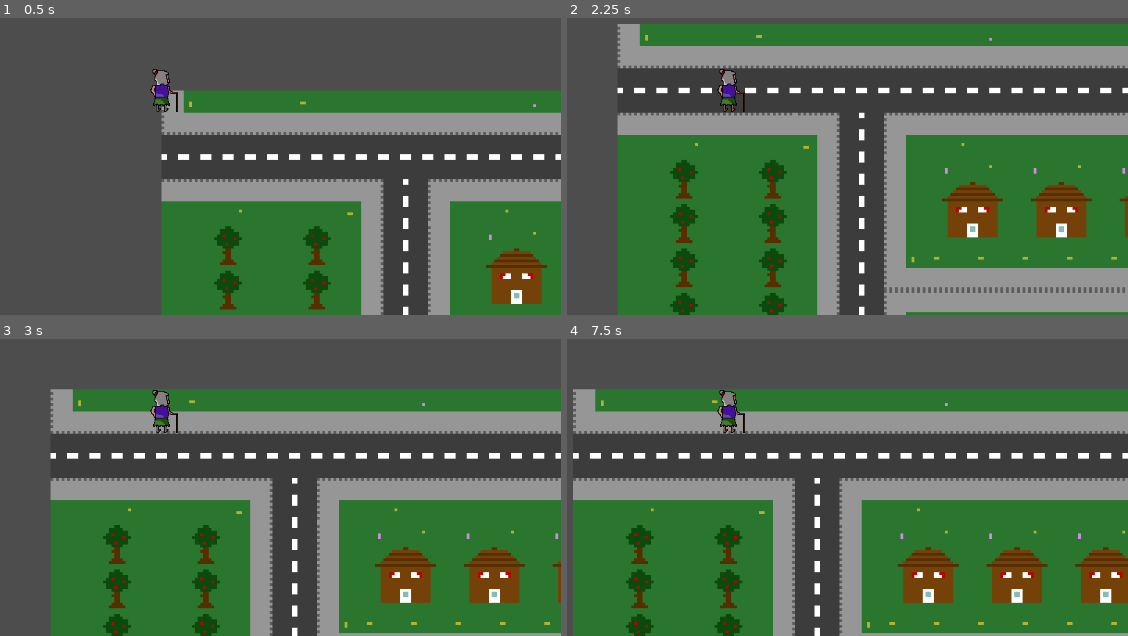
Above: before the commit, frames 1-4 (two rows, left to right).
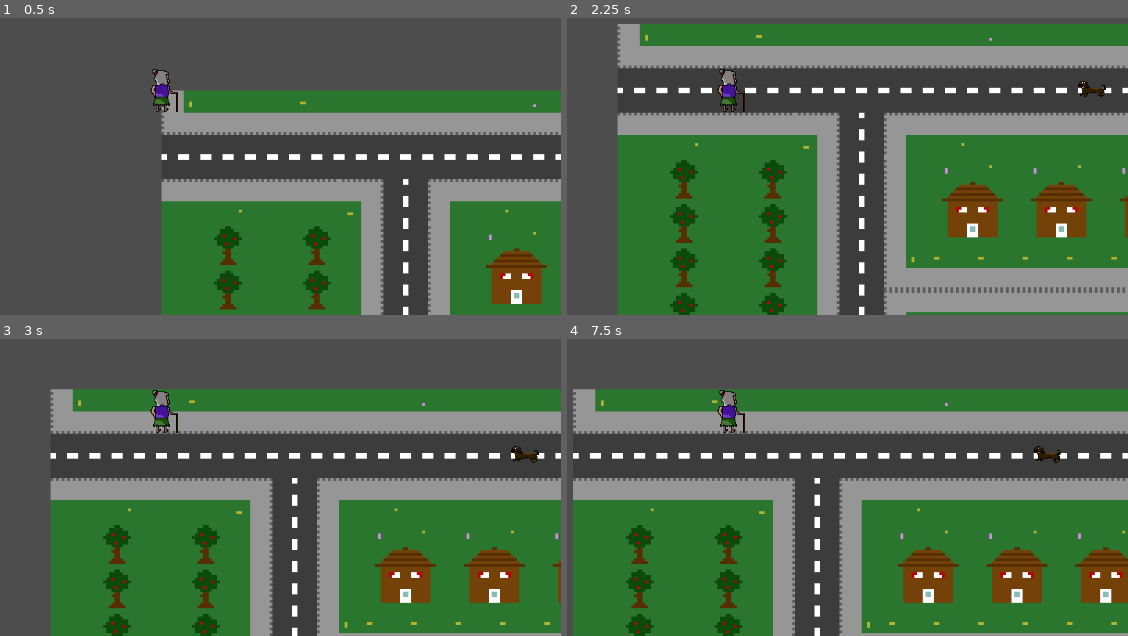
Above: after the commit, the same moments.

Repository: chrismeunier/EpicGameJam11
Game: Godot game, scene res://TileMap/world.tscn
Two runs of this game, one before a commit and one after it. Both use one fixed random seed, a clock stepped at 60 frames per second and the inputs below.
Inputs:
- Up to frame 1 (0.5 s): no input
- Up to frame 2 (2.25 s): tap Enter at 0.5, 2 s; hold D (Right) 0.53-1.28 s; hold Shift 0.53-1.28 s; tap Space at 1.25 s; hold S (Down) 1.28-2.03 s; tap 2 at 1.35 s; hold D (Right) from 2.03 s (still down); tap 3 at 2.1 s
- Up to frame 3 (3 s): tap Space at 2.75 s; release D (Right) at 2.78 s; hold W (Up) from 2.78 s (still down); tap 1 at 2.85 s
- Up to frame 4 (7.5 s): tap Enter at 3.5 s; release W (Up) at 3.53 s; hold Shift 3.53-4.28 s; hold A (Left) 3.53-5.03 s; tap Space at 4.25 s; tap 2 at 4.35, 7.35 s; hold S (Down) 5.03-5.78 s; tap 3 at 5.1 s; hold D (Right) 5.78-6.53 s; tap 1 at 5.85 s; hold W (Up) 6.53-7.28 s; hold Shift 6.53-7.28 s; hold D (Right) from 7.28 s (still down)

Frame 1 is identical in both runs. In frame 2, 0.1% of the frame differs, in the area x 91-97%, y 21-27%; in frame 3, 0.1%, in the area x 91-97%, y 36-42%; in frame 4, 0.1%.

Commit message:
Dog done

Diff:
--- a/characters/Babark.tscn
+++ b/characters/Babark.tscn
@@ -1,10 +1,75 @@
-[gd_scene load_steps=4 format=3 uid="uid://c46d7jt8i3i33"]
+[gd_scene load_steps=14 format=3 uid="uid://c46d7jt8i3i33"]
 
 [ext_resource type="Script" uid="uid://cjtbrby16pu7v" path="res://characters/babark.gd" id="1_ne8ia"]
 [ext_resource type="AudioStream" uid="uid://b7wyhjft6r2p6" path="res://Sound/dog-loop.wav" id="2_c8fhr"]
+[ext_resource type="Texture2D" uid="uid://xxy2wru8nhox" path="res://Visuels/doggo.png" id="3_lbqyu"]
 
 [sub_resource type="CircleShape2D" id="CircleShape2D_eprk0"]
-radius = 48.0
+radius = 80.0
+
+[sub_resource type="AtlasTexture" id="AtlasTexture_ssb58"]
+atlas = ExtResource("3_lbqyu")
+region = Rect2(0, 0, 64, 64)
+
+[sub_resource type="AtlasTexture" id="AtlasTexture_42knb"]
+atlas = ExtResource("3_lbqyu")
+region = Rect2(64, 0, 64, 64)
+
+[sub_resource type="AtlasTexture" id="AtlasTexture_860dl"]
+atlas = ExtResource("3_lbqyu")
+region = Rect2(128, 0, 64, 64)
+
+[sub_resource type="AtlasTexture" id="AtlasTexture_iqb1v"]
+atlas = ExtResource("3_lbqyu")
+region = Rect2(192, 0, 64, 64)
+
+[sub_resource type="AtlasTexture" id="AtlasTexture_0gfap"]
+atlas = ExtResource("3_lbqyu")
+region = Rect2(0, 64, 64, 64)
+
+[sub_resource type="AtlasTexture" id="AtlasTexture_shmxk"]
+atlas = ExtResource("3_lbqyu")
+region = Rect2(64, 64, 64, 64)
+
+[sub_resource type="AtlasTexture" id="AtlasTexture_yf0na"]
+atlas = ExtResource("3_lbqyu")
+region = Rect2(128, 64, 64, 64)
+
+[sub_resource type="AtlasTexture" id="AtlasTexture_6nxti"]
+atlas = ExtResource("3_lbqyu")
+region = Rect2(192, 64, 64, 64)
+
+[sub_resource type="SpriteFrames" id="SpriteFrames_2k7nf"]
+animations = [{
+"frames": [{
+"duration": 1.0,
+"texture": SubResource("AtlasTexture_ssb58")
+}, {
+"duration": 1.0,
+"texture": SubResource("AtlasTexture_42knb")
+}, {
+"duration": 1.0,
+"texture": SubResource("AtlasTexture_860dl")
+}, {
+"duration": 1.0,
+"texture": SubResource("AtlasTexture_iqb1v")
+}, {
+"duration": 1.0,
+"texture": SubResource("AtlasTexture_0gfap")
+}, {
+"duration": 1.0,
+"texture": SubResource("AtlasTexture_shmxk")
+}, {
+"duration": 1.0,
+"texture": SubResource("AtlasTexture_yf0na")
+}, {
+"duration": 1.0,
+"texture": SubResource("AtlasTexture_6nxti")
+}],
+"loop": true,
+"name": &"default",
+"speed": 5.0
+}]
 
 [node name="Babark" type="Node2D"]
 script = ExtResource("1_ne8ia")
@@ -14,6 +79,7 @@
 collision_layer = 16
 
 [node name="CollisionShape2D" type="CollisionShape2D" parent="Area2D"]
+unique_name_in_owner = true
 shape = SubResource("CircleShape2D_eprk0")
 
 [node name="AudioStreamPlayer2D" type="AudioStreamPlayer2D" parent="."]
@@ -21,5 +87,10 @@
 stream = ExtResource("2_c8fhr")
 
 [node name="AnimatedSprite2D" type="AnimatedSprite2D" parent="."]
+scale = Vector2(0.4, 0.4)
+sprite_frames = SubResource("SpriteFrames_2k7nf")
+autoplay = "default"
+frame_progress = 0.0102316
 
 [connection signal="body_entered" from="Area2D" to="." method="_on_area_2d_body_entered"]
+[connection signal="body_exited" from="Area2D" to="." method="_on_area_2d_body_exited"]
--- a/characters/babark.gd
+++ b/characters/babark.gd
@@ -1,8 +1,29 @@
 extends Node2D
 
+var isPlayerInArea : bool = false
+var player : Node2D
 @onready var area_2d: Area2D = %Area2D
 @onready var audio_stream_player_2d: AudioStreamPlayer2D = %AudioStreamPlayer2D
+@onready var collision_shape_2d: CollisionShape2D = %CollisionShape2D
 
 func _on_area_2d_body_entered(body: Node2D) -> void:
-	if not audio_stream_player_2d.playing:
+	isPlayerInArea = true
+	player = body
+
+func _on_area_2d_body_exited(body: Node2D) -> void:
+	isPlayerInArea = false
+	player = null
+	if audio_stream_player_2d.playing:
+		audio_stream_player_2d.stop()
+
+func _process(delta: float) -> void:
+	if isPlayerInArea and not audio_stream_player_2d.playing:
 		audio_stream_player_2d.play()
+		audio_stream_player_2d.attenuation = get_sound_volume()
+
+func get_sound_volume() -> float:
+	if player == null:
+		return 1
+	else:
+		var volume: float = 1 - (global_position.distance_to(player.global_position)	/ collision_shape_2d.shape.get_rect().size.x)
+		return volume * 100
Not shown, added: Visuels/doggo.png.import
